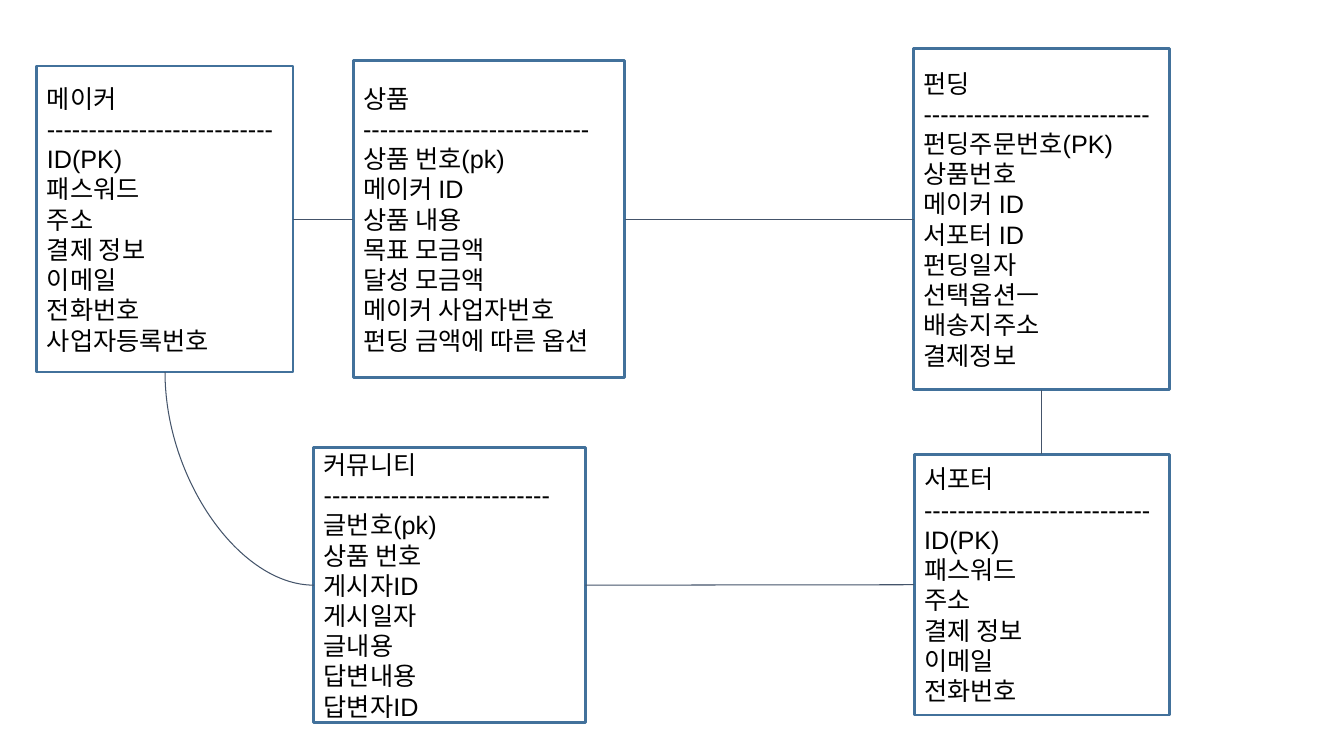
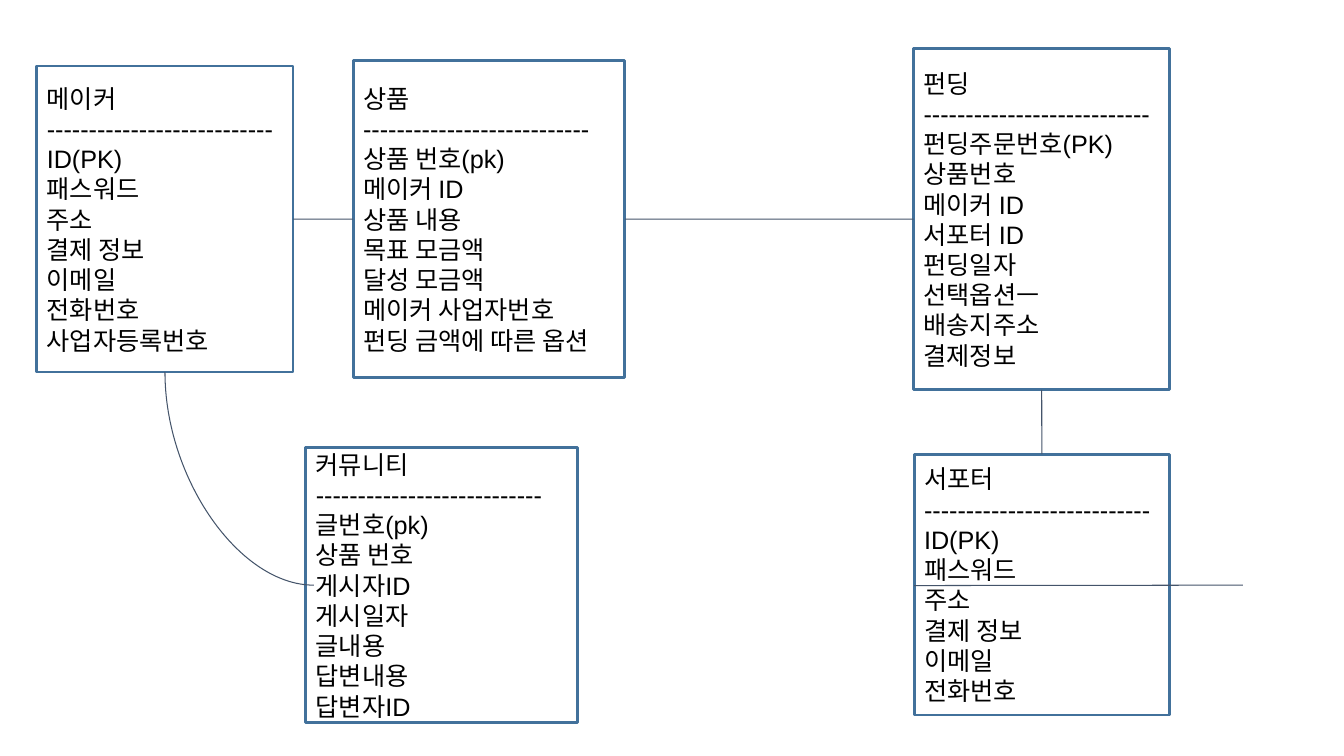
Before and after one commit to ezenteam2/EzenCrowdFunding, a slide deck: slide 3 of 기능 정리/project03 - 기능 정리 - 형준.pptx. Drawn at 1344x756 pixels with LibreOffice and Linux fonts; fonts in the diff are those of the drawing. Boxes give left, top, right and bottom in pixels: in the first picture for what was removed or moved away, otherwise in the second. Text is boxed around its words. In the diff, an @@ line names an element or a change of style, - is before the commit and + after.

Commit message:
ppt수정

```diff
--- a/기능 정리/project03 - 기능 정리 - 형준.pptx
+++ b/기능 정리/project03 - 기능 정리 - 형준.pptx
@@ line removed from (293, 219) to (353, 219) @@
@@ freeform shape added at (x1=293, y1=219, x2=354, y2=219), outline #44546A 0.74 pt @@
@@ line removed from (625, 219) to (913, 219) @@
@@ freeform shape added at (x1=625, y1=219, x2=913, y2=219), outline #44546A 0.74 pt @@
@@ curved line (165, 372) - (314, 585): stroke #44546A 0.75 pt to #44546A 0.74 pt; route changed @@
@@ line removed from (1043, 390) to (1043, 455) @@
@@ freeform shape added at (x1=1043, y1=390, x2=1043, y2=455), outline #44546A 0.74 pt @@
@@ outline #42719B 2 pt to #42719B 2.01 pt in 4 elements at (x1=353, y1=60, x2=624, y2=378), (x1=913, y1=48, x2=1170, y2=390), (x1=914, y1=455, x2=1170, y2=716), (x1=306, y1=448, x2=577, y2=723) @@
@@ rectangle "커뮤니티" moved from (x1=314, y1=448, x2=585, y2=723) to (x1=306, y1=448, x2=577, y2=723) @@
@@ line removed from (586, 586) to (914, 585) @@
@@ freeform shape added at (x1=914, y1=586, x2=1243, y2=586), outline #44546A 0.74 pt @@
```
